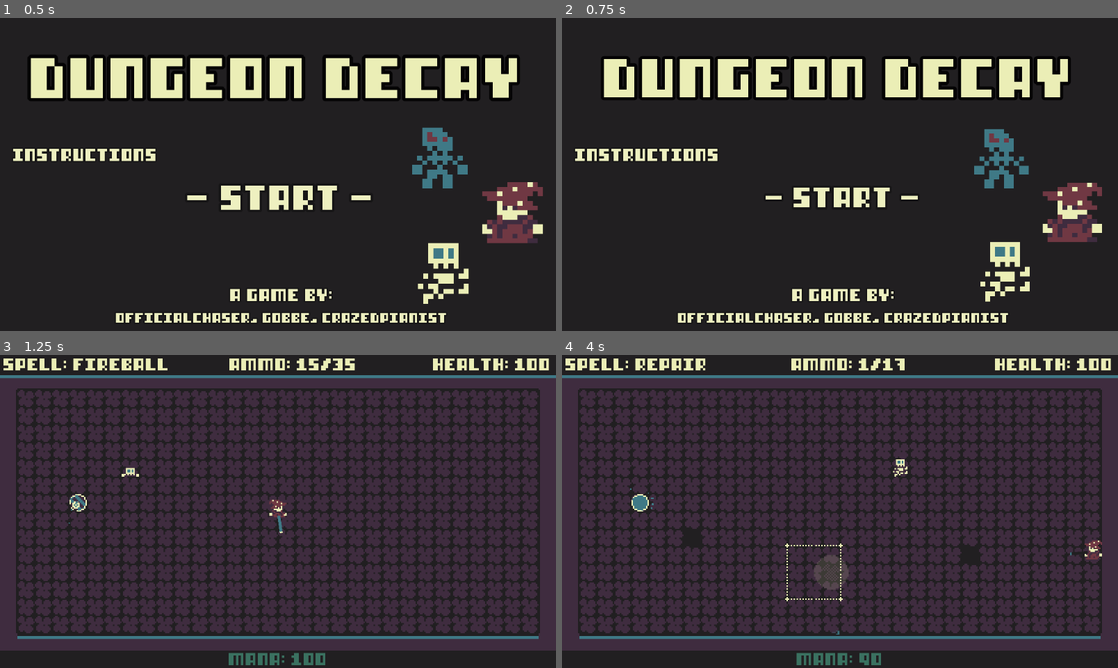
Above: before the commit, frames 1-4 (two rows, left to right).
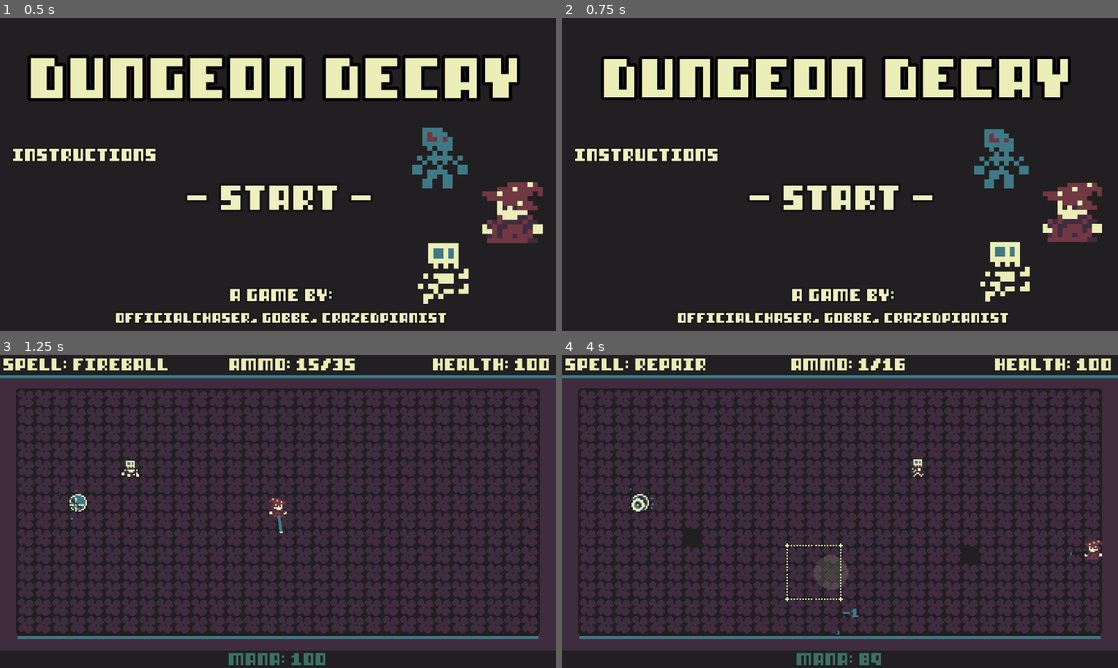
Above: after the commit, the same moments.

Repository: OfficialChaser/Jame-Gam-42
Game: Godot game, scene res://Scenes/main_menu_ui.tscn
Same seed, same stepped clock (60 frames per second), same inputs: the game is played once before the commit and once after it.
Inputs (mouse positions are in pixels of both pictures, inside the frame that each line leads up to):
- Up to frame 1 (0.5 s): no input
- Up to frame 2 (0.75 s): click "- Start -" at 0.5 s
- Up to frame 3 (1.25 s): no input
- Up to frame 4 (4 s): move the mouse to (962, 495) at 1.27 s; hold D (move_right) 1.28-2.03 s; click (962, 495) at 1.35 s; move the mouse to (728, 527) at 2.02 s; hold S (move_down) 2.03-2.78 s; click (728, 527) at 2.1 s; move the mouse to (895, 442) at 2.77 s; hold D (move_right) 2.78-3.53 s; right-click (895, 442) at 2.85 s; click (895, 442) at 3.05 s; move the mouse to (812, 574) at 3.52 s; hold W (move_up) from 3.53 s (still down); click (812, 574) at 3.6 s

Frame 1 is identical in both runs. In frame 2, 1.0% of the frame differs, in the area x 33-67%, y 53-62%; in frame 3, 0.2%; in frame 4, 0.3%.

Commit message:
Music n stuff
almost done

Diff:
--- a/GameManager.gd
+++ b/GameManager.gd
@@ -1,6 +1,10 @@
 extends Node
 
 var score := 0
+
+var enemies_killed := 0
+var mana_gained := 0
+
 var mana := 100:
 	set (new_value):
 		mana = clamp(new_value, 0, 100)
@@ -24,15 +28,19 @@
 
 func increase_mana(amt : int):
 	mana += amt
+	mana_gained += amt
 
 func decrease_mana(amt : int):
 	mana -= amt
 
 func reset_stats():
 	score = 0
+	enemies_killed = 0
 	mana = 100
 	shooting_cost = 2
 	restoring_cost = 5
+	place_of_death = Vector2.ZERO
+	game_over = false
 
 func slow_time():
 	Engine.time_scale = 0.05
--- a/Scenes/Enemies/skeleton_enemy.tscn
+++ b/Scenes/Enemies/skeleton_enemy.tscn
@@ -9,6 +9,7 @@
 [ext_resource type="Script" path="res://Scripts/States/Enemy/enemy_attack.gd" id="6_8nftc"]
 [ext_resource type="Script" path="res://Scripts/Handlers/take_damage_handler.gd" id="7_4ga62"]
 [ext_resource type="Script" path="res://Scripts/Handlers/destroy_handler.gd" id="8_kvohp"]
+[ext_resource type="AudioStream" uid="uid://cmynray7pagjj" path="res://SFX/JameGam42 SkeleSpawn.wav" id="10_wytna"]
 
 [sub_resource type="ShaderMaterial" id="ShaderMaterial_lbl3r"]
 resource_local_to_scene = true
@@ -209,11 +210,12 @@
 script = ExtResource("3_38bit")
 initial_state = NodePath("EnemySpawn")
 
-[node name="EnemySpawn" type="Node" parent="StateMachine" node_paths=PackedStringArray("actor", "enemy_sprite", "animation_player")]
+[node name="EnemySpawn" type="Node" parent="StateMachine" node_paths=PackedStringArray("actor", "enemy_sprite", "animation_player", "sfx")]
 script = ExtResource("4_cnq65")
 actor = NodePath("../..")
 enemy_sprite = NodePath("../../EnemySprite")
 animation_player = NodePath("../../AnimationPlayer")
+sfx = NodePath("../../SpawnSFX")
 
 [node name="EnemyPursue" type="Node" parent="StateMachine" node_paths=PackedStringArray("actor", "enemy_sprite", "animation_player")]
 script = ExtResource("5_kiwuy")
@@ -246,7 +248,7 @@
 actor = NodePath("..")
 animation_player = NodePath("../AnimationPlayer")
 state_machine = NodePath("../StateMachine")
-mana_amount = 15
+mana_amount = 10
 
 [node name="AnimationPlayer" type="AnimationPlayer" parent="."]
 libraries = {
@@ -259,4 +261,9 @@
 "": SubResource("AnimationLibrary_u1a0e")
 }
 
+[node name="SpawnSFX" type="AudioStreamPlayer2D" parent="."]
+stream = ExtResource("10_wytna")
+volume_db = 10.0
+bus = &"SFX"
+
 [connection signal="enable_damage" from="StateMachine/EnemySpawn" to="." method="_on_enemy_spawn_enable_damage"]
--- a/Scenes/Enemies/zombie_enemy.tscn
+++ b/Scenes/Enemies/zombie_enemy.tscn
@@ -230,7 +230,7 @@
 actor = NodePath("..")
 animation_player = NodePath("../AnimationPlayer")
 state_machine = NodePath("../StateMachine")
-mana_amount = 20
+mana_amount = 15
 
 [node name="AnimationPlayer" type="AnimationPlayer" parent="."]
 libraries = {
--- a/Scenes/Main/game_tiles.tscn
+++ b/Scenes/Main/game_tiles.tscn
@@ -1,7 +1,8 @@
-[gd_scene load_steps=5 format=3 uid="uid://bow61vbksbqlh"]
+[gd_scene load_steps=6 format=3 uid="uid://bow61vbksbqlh"]
 
 [ext_resource type="Texture2D" uid="uid://noxnfwh4y53" path="res://Assets/Tilemaps/tilemapv5.png" id="1_cb71a"]
 [ext_resource type="Script" path="res://Scripts/game_tiles.gd" id="2_pwm7x"]
+[ext_resource type="AudioStream" uid="uid://ik3smthlqql4" path="res://SFX/JameGam42 Arena Crumble.wav" id="3_en6h7"]
 
 [sub_resource type="TileSetAtlasSource" id="TileSetAtlasSource_g5tr2"]
 texture = ExtResource("1_cb71a")
@@ -110,4 +111,8 @@
 [node name="TileDecayTimer" type="Timer" parent="."]
 autostart = true
 
+[node name="TileDecaySFX" type="AudioStreamPlayer2D" parent="."]
+stream = ExtResource("3_en6h7")
+bus = &"SFX"
+
 [connection signal="timeout" from="TileDecayTimer" to="." method="_on_tile_decay_timer_timeout"]
--- a/Scenes/Main/main.tscn
+++ b/Scenes/Main/main.tscn
@@ -7,7 +7,23 @@
 [ext_resource type="PackedScene" uid="uid://bteinqbxyigkb" path="res://Scenes/Enemies/skeleton_enemy.tscn" id="2_obtcq"]
 [ext_resource type="PackedScene" uid="uid://chjepiwpg4oln" path="res://Scenes/Enemies/zombie_enemy.tscn" id="3_5h82y"]
 [ext_resource type="PackedScene" uid="uid://bow61vbksbqlh" path="res://Scenes/Main/game_tiles.tscn" id="3_r8el6"]
+[ext_resource type="AudioStream" uid="uid://xgwhbkiim4u1" path="res://Music/JameGam42 Main Theme.wav" id="4_fdohr"]
 [ext_resource type="PackedScene" uid="uid://6ueijcoufwq5" path="res://Scenes/circle_highlight.tscn" id="8_64rir"]
+
+[sub_resource type="Animation" id="Animation_ki73a"]
+length = 0.001
+tracks/0/type = "value"
+tracks/0/imported = false
+tracks/0/enabled = true
+tracks/0/path = NodePath(".:color")
+tracks/0/interp = 1
+tracks/0/loop_wrap = true
+tracks/0/keys = {
+"times": PackedFloat32Array(0),
+"transitions": PackedFloat32Array(1),
+"update": 0,
+"values": [Color(1, 1, 1, 1)]
+}
 
 [sub_resource type="Animation" id="Animation_bdalj"]
 resource_name = "Red Flash"
@@ -25,21 +41,6 @@
 "values": [Color(1, 0.746939, 0.705624, 1), Color(1, 1, 1, 1)]
 }
 
-[sub_resource type="Animation" id="Animation_ki73a"]
-length = 0.001
-tracks/0/type = "value"
-tracks/0/imported = false
-tracks/0/enabled = true
-tracks/0/path = NodePath(".:color")
-tracks/0/interp = 1
-tracks/0/loop_wrap = true
-tracks/0/keys = {
-"times": PackedFloat32Array(0),
-"transitions": PackedFloat32Array(1),
-"update": 0,
-"values": [Color(1, 1, 1, 1)]
-}
-
 [sub_resource type="AnimationLibrary" id="AnimationLibrary_x6gwf"]
 _data = {
 "RESET": SubResource("Animation_ki73a"),
@@ -49,6 +50,7 @@
 [node name="Main" type="Node2D"]
 script = ExtResource("1_3j5qx")
 enemies = Array[PackedScene]([ExtResource("2_obtcq"), ExtResource("3_5h82y")])
+main_music = ExtResource("4_fdohr")
 
 [node name="CanvasLayer" type="CanvasLayer" parent="."]
 
--- /dev/null
+++ b/Scenes/Music/music_player.tscn
@@ -0,0 +1,9 @@
+[gd_scene load_steps=3 format=3 uid="uid://dglr8okfwektm"]
+
+[ext_resource type="AudioStream" uid="uid://cmukxj873tghr" path="res://Music/JameGam42 Menu Music.wav" id="1_3imxv"]
+[ext_resource type="Script" path="res://Scripts/Music/music_player.gd" id="1_5ghfv"]
+
+[node name="MusicPlayer" type="AudioStreamPlayer"]
+stream = ExtResource("1_3imxv")
+bus = &"Music"
+script = ExtResource("1_5ghfv")
--- a/Scenes/Wand/wand.tscn
+++ b/Scenes/Wand/wand.tscn
@@ -8,6 +8,7 @@
 [ext_resource type="Script" path="res://Scripts/Wand/fireball_wand.gd" id="6_p6ksq"]
 [ext_resource type="Script" path="res://Scripts/Wand/restoration_wand.gd" id="7_whgei"]
 [ext_resource type="Texture2D" uid="uid://b7qgevyvyqxo4" path="res://Assets/Wand/wand-sheet.png" id="8_wkiy3"]
+[ext_resource type="AudioStream" uid="uid://pypn6udodnyw" path="res://SFX/JameGam42 Wand Shoot.wav" id="9_5d1fv"]
 
 [sub_resource type="Animation" id="Animation_km4jw"]
 length = 0.001
@@ -280,13 +281,14 @@
 script = ExtResource("4_pa5e7")
 initial_state = NodePath("FireballWand")
 
-[node name="FireballWand" type="Node" parent="StateMachine" node_paths=PackedStringArray("wand", "animation_player", "bullet_marker", "grid_highlight")]
+[node name="FireballWand" type="Node" parent="StateMachine" node_paths=PackedStringArray("wand", "animation_player", "bullet_marker", "grid_highlight", "sfx")]
 process_priority = 1
 script = ExtResource("6_p6ksq")
 wand = NodePath("../..")
 animation_player = NodePath("../../AnimationPlayer")
 bullet_marker = NodePath("../../BulletMarker")
 grid_highlight = NodePath("../../GridHighlight")
+sfx = NodePath("../../ShootSFX")
 
 [node name="RestorationWand" type="Node" parent="StateMachine" node_paths=PackedStringArray("wand", "animation_player", "grid_highlight")]
 script = ExtResource("7_whgei")
@@ -303,3 +305,7 @@
 [node name="RESSprite" type="Sprite2D" parent="WandSprites"]
 visible = false
 texture = SubResource("AtlasTexture_aa2sl")
+
+[node name="ShootSFX" type="AudioStreamPlayer2D" parent="."]
+stream = ExtResource("9_5d1fv")
+volume_db = 4.0
--- a/Scenes/gui.tscn
+++ b/Scenes/gui.tscn
@@ -181,6 +181,62 @@
 "RESET": SubResource("Animation_wkbm6")
 }
 
+[sub_resource type="Animation" id="Animation_e34xp"]
+resource_name = "Out of Mana"
+length = 0.4
+loop_mode = 1
+tracks/0/type = "value"
+tracks/0/imported = false
+tracks/0/enabled = true
+tracks/0/path = NodePath(".:scale")
+tracks/0/interp = 1
+tracks/0/loop_wrap = true
+tracks/0/keys = {
+"times": PackedFloat32Array(0, 0.2, 0.4),
+"transitions": PackedFloat32Array(1, 1, 1),
+"update": 0,
+"values": [Vector2(1, 1), Vector2(1.4, 1.4), Vector2(1, 1)]
+}
+tracks/1/type = "value"
+tracks/1/imported = false
+tracks/1/enabled = true
+tracks/1/path = NodePath(".:theme_override_colors/font_color")
+tracks/1/interp = 1
+tracks/1/loop_wrap = true
+tracks/1/keys = {
+"times": PackedFloat32Array(0, 0.4),
+"transitions": PackedFloat32Array(1, 1),
+"update": 0,
+"values": [Color(1, 0.215686, 0.203922, 1), Color(1, 0.215686, 0.203922, 1)]
+}
+
+[sub_resource type="Animation" id="Animation_a1d3d"]
+length = 0.001
+tracks/0/type = "value"
+tracks/0/imported = false
+tracks/0/enabled = true
+tracks/0/path = NodePath(".:scale")
+tracks/0/interp = 1
+tracks/0/loop_wrap = true
+tracks/0/keys = {
+"times": PackedFloat32Array(0),
+"transitions": PackedFloat32Array(1),
+"update": 0,
+"values": [Vector2(1, 1)]
+}
+tracks/1/type = "value"
+tracks/1/imported = false
+tracks/1/enabled = true
+tracks/1/path = NodePath(".:theme_override_colors/font_color")
+tracks/1/interp = 1
+tracks/1/loop_wrap = true
+tracks/1/keys = {
+"times": PackedFloat32Array(0),
+"transitions": PackedFloat32Array(1),
+"update": 0,
+"values": [Color(0.247059, 0.47451, 0.52549, 1)]
+}
+
 [sub_resource type="Animation" id="Animation_sq6yu"]
 resource_name = "Subtle Shake"
 length = 0.1
@@ -196,62 +252,6 @@
 "transitions": PackedFloat32Array(1, 1, 1),
 "update": 0,
 "values": [Vector2(1, 1), Vector2(1.05, 1.05), Vector2(1, 1)]
-}
-
-[sub_resource type="Animation" id="Animation_a1d3d"]
-length = 0.001
-tracks/0/type = "value"
-tracks/0/imported = false
-tracks/0/enabled = true
-tracks/0/path = NodePath(".:scale")
-tracks/0/interp = 1
-tracks/0/loop_wrap = true
-tracks/0/keys = {
-"times": PackedFloat32Array(0),
-"transitions": PackedFloat32Array(1),
-"update": 0,
-"values": [Vector2(1, 1)]
-}
-tracks/1/type = "value"
-tracks/1/imported = false
-tracks/1/enabled = true
-tracks/1/path = NodePath(".:theme_override_colors/font_color")
-tracks/1/interp = 1
-tracks/1/loop_wrap = true
-tracks/1/keys = {
-"times": PackedFloat32Array(0),
-"transitions": PackedFloat32Array(1),
-"update": 0,
-"values": [Color(0.247059, 0.47451, 0.52549, 1)]
-}
-
-[sub_resource type="Animation" id="Animation_e34xp"]
-resource_name = "Out of Mana"
-length = 0.4
-loop_mode = 1
-tracks/0/type = "value"
-tracks/0/imported = false
-tracks/0/enabled = true
-tracks/0/path = NodePath(".:scale")
-tracks/0/interp = 1
-tracks/0/loop_wrap = true
-tracks/0/keys = {
-"times": PackedFloat32Array(0, 0.2, 0.4),
-"transitions": PackedFloat32Array(1, 1, 1),
-"update": 0,
-"values": [Vector2(1, 1), Vector2(1.4, 1.4), Vector2(1, 1)]
-}
-tracks/1/type = "value"
-tracks/1/imported = false
-tracks/1/enabled = true
-tracks/1/path = NodePath(".:theme_override_colors/font_color")
-tracks/1/interp = 1
-tracks/1/loop_wrap = true
-tracks/1/keys = {
-"times": PackedFloat32Array(0, 0.4),
-"transitions": PackedFloat32Array(1, 1),
-"update": 0,
-"values": [Color(1, 0.215686, 0.203922, 1), Color(1, 0.215686, 0.203922, 1)]
 }
 
 [sub_resource type="AnimationLibrary" id="AnimationLibrary_lobmg"]
--- a/Scenes/main_menu_ui.tscn
+++ b/Scenes/main_menu_ui.tscn
@@ -64,6 +64,21 @@
 [sub_resource type="AtlasTexture" id="AtlasTexture_qmt70"]
 atlas = ExtResource("4_3hhlb")
 region = Rect2(300, 0, 12, 12)
+
+[sub_resource type="Animation" id="Animation_xq0ml"]
+length = 0.001
+tracks/0/type = "value"
+tracks/0/imported = false
+tracks/0/enabled = true
+tracks/0/path = NodePath("..:scale")
+tracks/0/interp = 1
+tracks/0/loop_wrap = true
+tracks/0/keys = {
+"times": PackedFloat32Array(0),
+"transitions": PackedFloat32Array(1),
+"update": 0,
+"values": [Vector2(1, 1)]
+}
 
 [sub_resource type="Animation" id="Animation_4qi3g"]
 resource_name = "scale"
@@ -82,21 +97,6 @@
 "values": [Vector2(1, 1), Vector2(1.1, 1.1), Vector2(1, 1)]
 }
 
-[sub_resource type="Animation" id="Animation_xq0ml"]
-length = 0.001
-tracks/0/type = "value"
-tracks/0/imported = false
-tracks/0/enabled = true
-tracks/0/path = NodePath("..:scale")
-tracks/0/interp = 1
-tracks/0/loop_wrap = true
-tracks/0/keys = {
-"times": PackedFloat32Array(0),
-"transitions": PackedFloat32Array(1),
-"update": 0,
-"values": [Vector2(1, 1)]
-}
-
 [sub_resource type="AnimationLibrary" id="AnimationLibrary_qjh60"]
 _data = {
 "RESET": SubResource("Animation_xq0ml"),
@@ -313,7 +313,8 @@
 }
 autoplay = "scale"
 
+[connection signal="button_down" from="StartButton" to="." method="_on_start_button_down"]
+[connection signal="button_up" from="StartButton" to="." method="_on_start_button_up"]
 [connection signal="mouse_entered" from="StartButton" to="." method="_on_start_button_mouse_entered"]
 [connection signal="mouse_exited" from="StartButton" to="." method="_on_start_button_mouse_exited"]
-[connection signal="pressed" from="StartButton" to="." method="_on_start_button_pressed"]
 [connection signal="mouse_exited" from="StartButton/StartButtonLabel" to="." method="_on_start_button_label_mouse_exited"]
--- a/Scripts/Handlers/destroy_handler.gd
+++ b/Scripts/Handlers/destroy_handler.gd
@@ -15,12 +15,13 @@
 
 	# Disable character body
 	actor.get_node("CollisionShape2D").disabled = true
-
+	GameManager.enemies_killed
 	# Play animation if there is one
 	if animation_player:
 		# Animation needs to call queue free
 		animation_player.play("Death")
 		actor.z_index = 0
+
 	else:
 		spawn_mana()
 		queue_free()
--- a/Scripts/Main/main.gd
+++ b/Scripts/Main/main.gd
@@ -4,11 +4,14 @@
 
 @export var enemies : Array[PackedScene]
 
+@export var main_music : AudioStream
+
 var skeleton_enemy := preload("res://Scenes/Enemies/skeleton_enemy.tscn")
 var mana_pickup := preload("res://Scenes/Mana/mana_pickup.tscn")
 var num = 1
 
 func _ready():
+	MusicPlayer.change_music(main_music)
 	spawn_mana()
 	spawn_enemy()
 
--- /dev/null
+++ b/Scripts/Music/music_player.gd
@@ -0,0 +1,18 @@
+extends AudioStreamPlayer
+
+# Called when the node enters the scene tree for the first time.
+func _ready():
+	play()
+
+func change_music(new_music : AudioStream):
+	print("called")
+	if stream != new_music:
+		print("test1")
+		stream = new_music
+		play()
+	else:
+		print("test2")
+
+func _process(_delta):
+	if !playing:
+		play()
--- a/Scripts/States/Enemy/enemy_spawn.gd
+++ b/Scripts/States/Enemy/enemy_spawn.gd
@@ -7,7 +7,11 @@
 @export var enemy_sprite : Sprite2D
 @export var animation_player : AnimationPlayer
 
+@export var sfx : AudioStreamPlayer2D
+
 func Enter():
+	if sfx:
+		sfx.play()
 	animation_player.animation_finished.connect(_on_animation_finished)
 	animation_player.play("Spawn")
 
--- a/Scripts/Wand/fireball_wand.gd
+++ b/Scripts/Wand/fireball_wand.gd
@@ -8,6 +8,8 @@
 
 @export var bullet_marker : Marker2D
 @export var grid_highlight : Sprite2D
+
+@export var sfx : AudioStreamPlayer2D
 
 @onready var gui = get_tree().current_scene.get_node("CanvasLayer").get_node("GUI")
 var holding_shoot := false
@@ -70,6 +72,7 @@
 # Shooting mechanic and spawning bullet
 func shoot():
 	if GameManager.mana > GameManager.shooting_cost and !reloading:
+		sfx.play()
 		ammo -= 1
 		GameManager.decrease_mana(GameManager.shooting_cost)
 		get_tree().current_scene.get_node("MainCamera").apply_shake(1, 6)
--- a/Scripts/Wand/wand.gd
+++ b/Scripts/Wand/wand.gd
@@ -12,6 +12,7 @@
 
 @onready var wand_sprite = $SpriteHolder/WandSprite
 @onready var state_machine = $StateMachine
+
 
 func _process(_delta):
 	if GameManager.game_over:
--- a/Scripts/game_tiles.gd
+++ b/Scripts/game_tiles.gd
@@ -2,6 +2,7 @@
 
 @onready var player = get_tree().get_first_node_in_group("Player")
 @onready var circle_highlight = get_tree().get_first_node_in_group("circle_highlight")
+@onready var tile_decay_sfx = $TileDecaySFX
 
 func _on_tile_decay_timer_timeout():
 	if GameManager.game_over:
@@ -12,6 +13,8 @@
 	circle_highlight.global_position = map_to_local(tile_position)
 
 	# Playing animation
+	tile_decay_sfx.global_position = circle_highlight.global_position
+	tile_decay_sfx.play()
 	decay_tile(tile_position)
 
 func check_overlapping_tile(object : Node2D):
--- a/Scripts/main_menu_ui.gd
+++ b/Scripts/main_menu_ui.gd
@@ -15,9 +15,14 @@
 	tween.tween_property(start_button_label, "scale", Vector2(1, 1), 0.1)
 
 
-func _on_start_button_pressed():
+
+func _on_start_button_down():
 	var tween = create_tween()
-	tween.tween_property(start_button_label, "scale", Vector2(0.8, 0.8), 0.2)
+	tween.tween_property(start_button_label, "scale", Vector2(0.8, 0.8), 0.1)
+
+
+func _on_start_button_up():
+	var tween = create_tween()
 	tween.tween_property(start_button_label, "scale", Vector2(1, 1), 0.2)
 	await tween.finished
 	get_tree().change_scene_to_file("res://Scenes/Main/main.tscn")
--- a/default_bus_layout.tres
+++ b/default_bus_layout.tres
@@ -5,11 +5,11 @@
 bus/1/solo = false
 bus/1/mute = false
 bus/1/bypass_fx = false
-bus/1/volume_db = 0.0
+bus/1/volume_db = -5.04538
 bus/1/send = &"Master"
 bus/2/name = &"SFX"
 bus/2/solo = false
 bus/2/mute = false
 bus/2/bypass_fx = false
-bus/2/volume_db = 0.0
+bus/2/volume_db = 1.65599
 bus/2/send = &"Master"
--- a/project.godot
+++ b/project.godot
@@ -17,6 +17,7 @@
 [autoload]
 
 GameManager="*res://GameManager.gd"
+MusicPlayer="*res://Scenes/Music/music_player.tscn"
 
 [display]
 
Not shown, added: Music/JameGam42 Main Theme.wav.import
Not shown, added: Music/JameGam42 Menu Music.wav.import
Not shown, added: SFX/JameGam42 Arena Crumble.wav.import
Not shown, added: SFX/JameGam42 SkeleSpawn.wav.import
Not shown, added: SFX/JameGam42 Wand Shoot.wav.import
Not shown: 1 places in Scenes/Enemies/skeleton_enemy.tscn that only renumber resources
Not shown: 1 places in Scenes/Main/main.tscn that only renumber resources
Not shown: 1 places in Scenes/Wand/wand.tscn that only renumber resources
Not shown, added: Music/JameGam42 Main Theme.wav
Not shown, added: Music/JameGam42 Menu Music.wav
Not shown, added: SFX/JameGam42 Arena Crumble.wav
Not shown, added: SFX/JameGam42 SkeleSpawn.wav
(and 1 more such lines)
